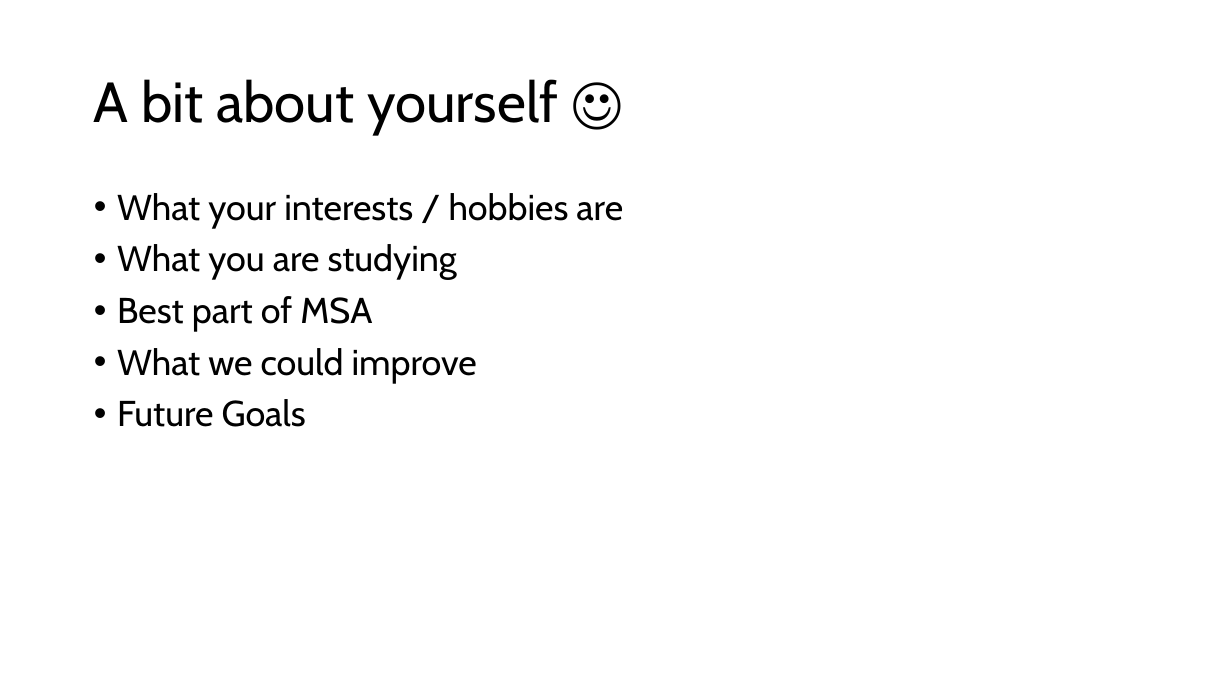
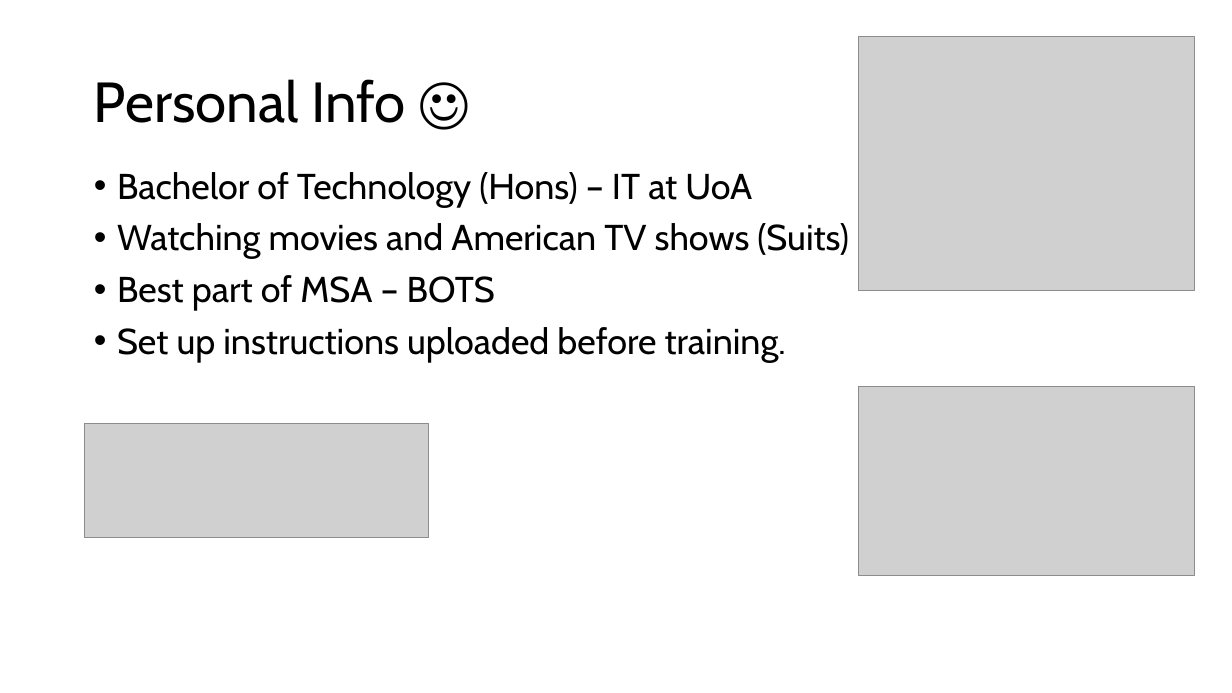
Before and after one commit to cdsuligan/MSAPhase2, a slide deck: slide 2 of MSA Assessment Deck.pptx (slide 3 before the commit). Drawn at 1232x693 pixels with LibreOffice and Linux fonts; fonts in the diff are those of the drawing; grey boxes stand for pictures; background and template pictures are left out. Boxes give left, top, right and bottom in pixels: in the first picture for what was removed or moved away, otherwise in the second. Text is boxed around its words. In the diff, an @@ line names an element or a change of style, - is before the commit and + after.

```diff
--- a/MSA Assessment Deck.pptx
+++ b/MSA Assessment Deck.pptx
@@ picture added at [859, 37, 1195, 290] @@
@@ title at [94, 79, 406, 123]: text changed @@
-A bit about yourself ☺
+Personal Info ☺
@@ text at [117, 172, 849, 362]: text changed @@
-• What your interests / hobbies are
-• What you are studying
-• Best part of MSA
-• What we could improve
-• Future Goals
+• Bachelor of Technology (Hons) – IT at UoA
+• Watching movies and American TV shows (Suits)
+• Best part of MSA – BOTS
+• Set up instructions uploaded before training.
@@ picture added at [859, 386, 1195, 576] @@
@@ picture added at [85, 424, 429, 538] @@
```
Also in this commit, not shown: 7 slides added, 9 slides removed.
